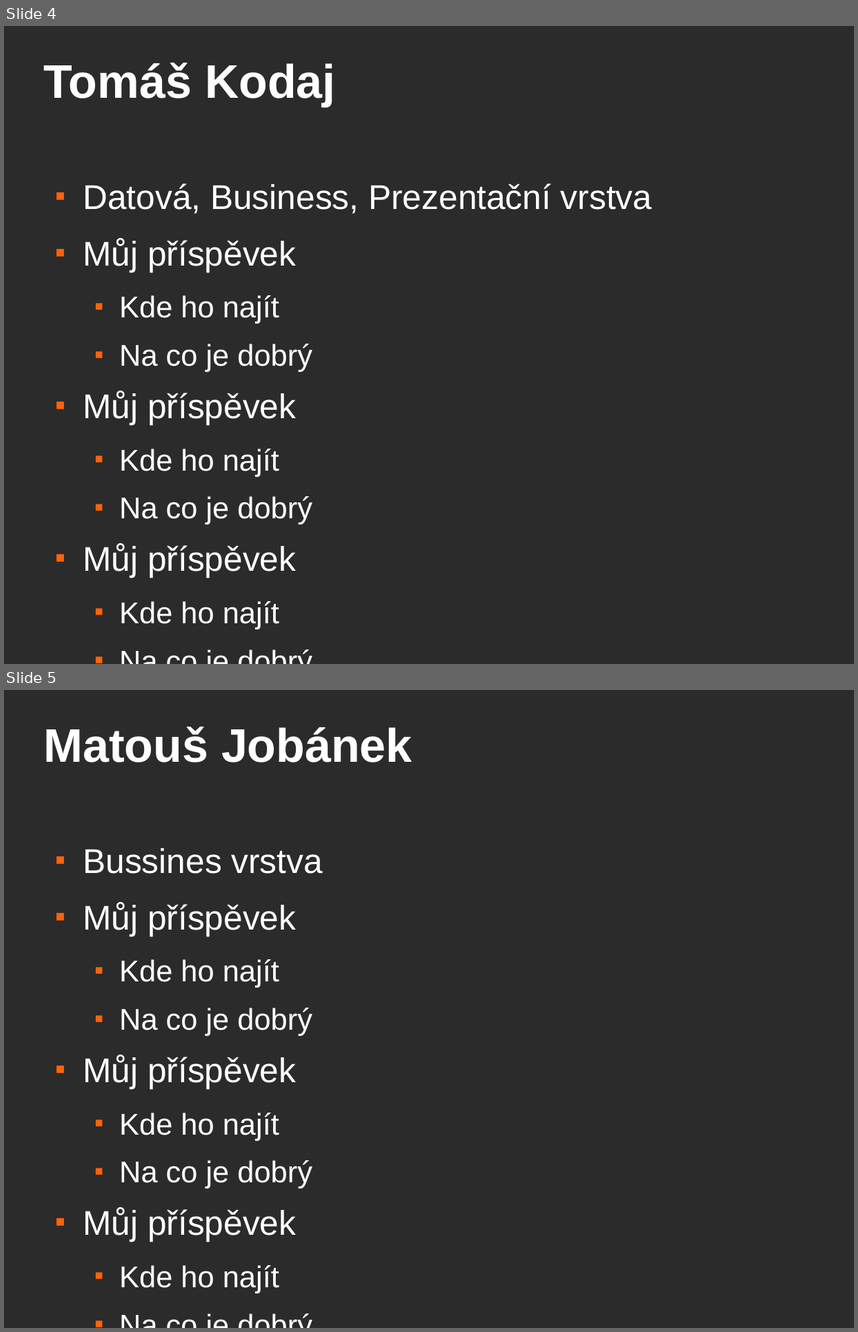
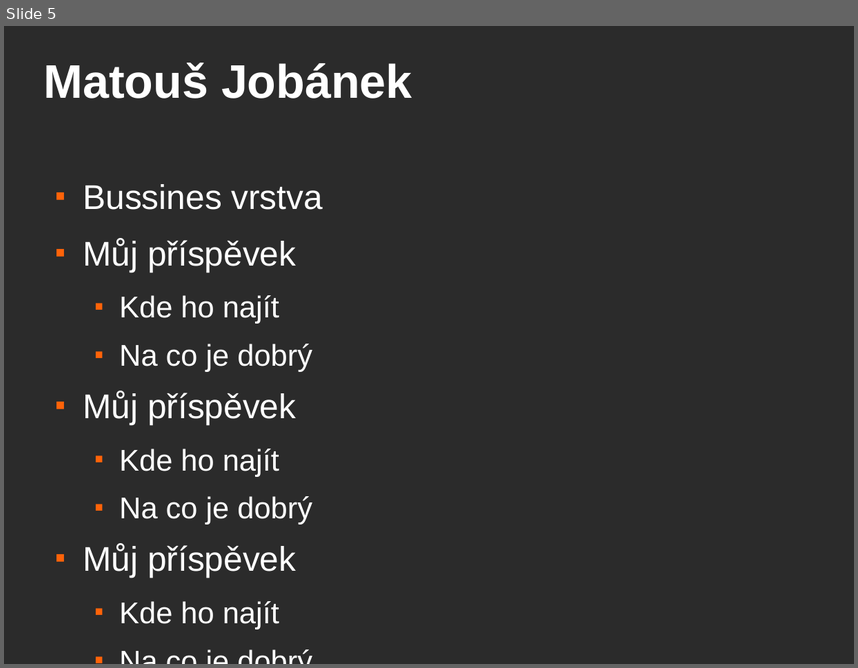
Before and after one commit to pkremens/pv243-eshop, a slide deck: jboss-presentation.odp. Shown one above the other, each under a label of ours: slides 4 and 5 before the commit, slide 5 after it. The pictures are 858x1332 and 858x668 pixels, drawn with LibreOffice and Linux fonts; fonts in the diff are those of the drawing; background and template pictures are left out; a plain dark background stands for a picture behind light text. Boxes give left, top, right and bottom in pixels: in the first picture for what was removed or moved away, otherwise in the second. Text is boxed around its words. In the diff, an @@ line names an element or a change of style, - is before the commit and + after.

```diff
--- a/jboss-presentation.odp
+++ b/jboss-presentation.odp
@@ slide 4 removed at (4,26,854,664), background picture (left out) @@
@@ title removed at (43,63,335,107) @@
-Tomáš Kodaj
@@ text removed at (83,183,652,629) @@
-■ Datová, Business, Prezentační vrstva
-■ Můj příspěvek
-  ■ Kde ho najít
-  ■ Na co je dobrý
-■ Můj příspěvek
-  ■ Kde ho najít
-  ■ Na co je dobrý
-■ Můj příspěvek
-  ■ Kde ho najít
-  ■ Na co je dobrý
```
Also in this commit, not shown: 1 slide changed, 1 slide added, 1 other file.
